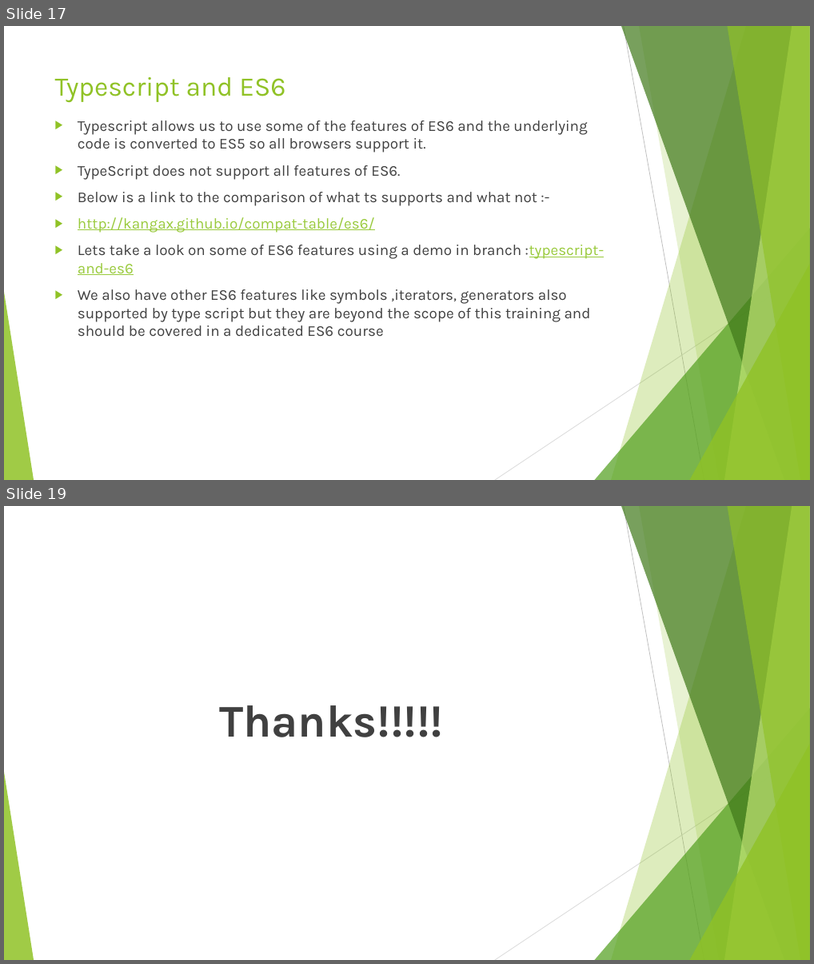
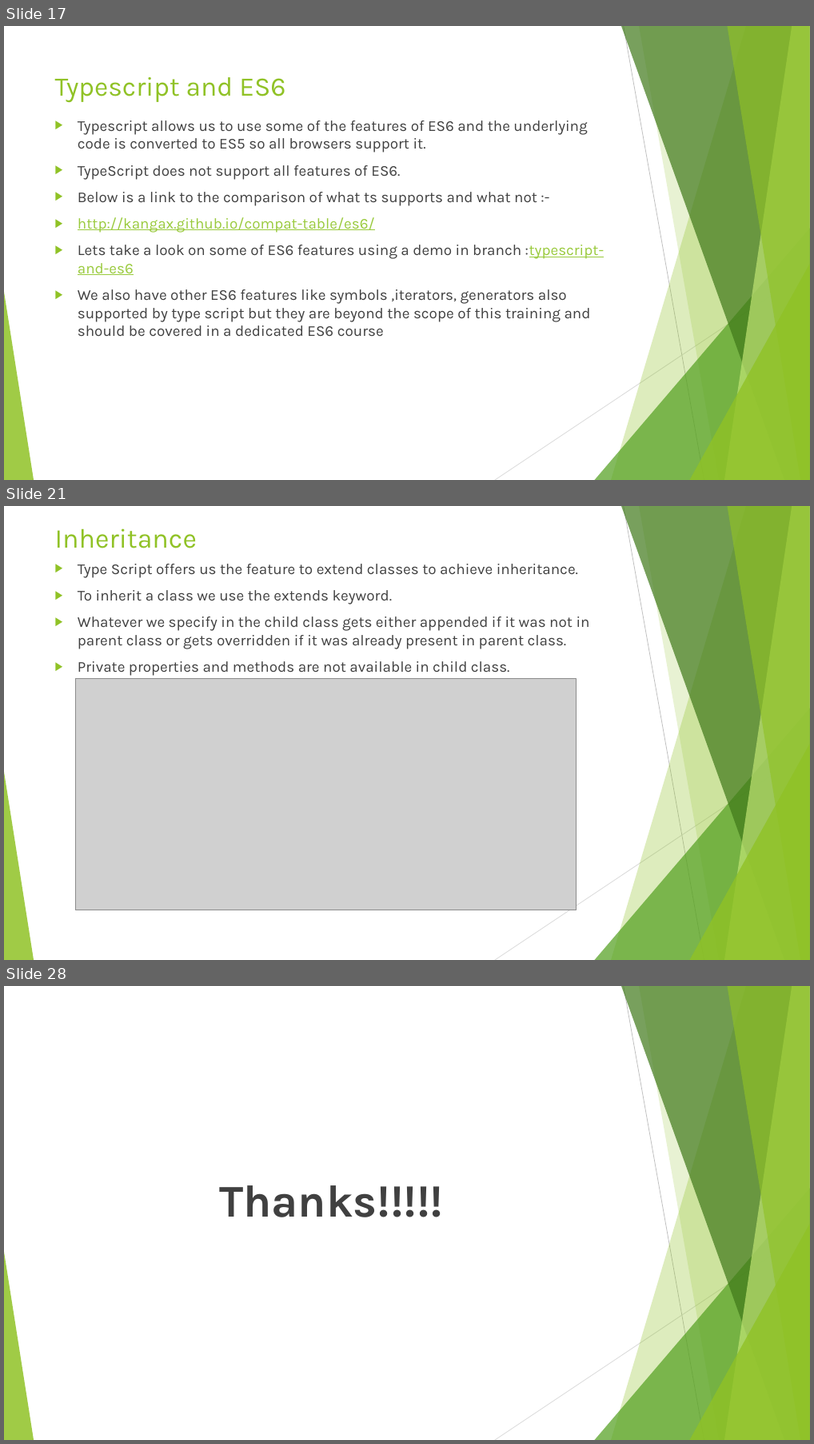
Before and after one commit to rudhrainfogain/typescript-complete-course, a slide deck: Type Script v5.0.pptx. Shown one above the other, each under a label of ours: slides 17 and 19 before the commit, slides 17, 21 and 28 after it; the slides between them are not shown. The pictures are 814x964 and 814x1444 pixels, drawn with LibreOffice and Linux fonts; fonts in the diff are those of the drawing; grey boxes stand for pictures. Boxes give left, top, right and bottom in pixels: in the first picture for what was removed or moved away, otherwise in the second. Text is boxed around its words. In the diff, an @@ line names an element or a change of style, - is before the commit and + after.

Commit message:
added TS classes example

```diff
--- a/Type Script v5.0.pptx
+++ b/Type Script v5.0.pptx
@@ slide 21 added at bbox=[4, 506, 810, 960], background #FFFFFF; not listed: 10 template elements that a slide beside it also shows @@
@@ title added at bbox=[55, 528, 197, 548], 32.4 pt, text #90C226 @@
+Inheritance
@@ text added at bbox=[78, 564, 590, 676], 18 pt, text #404040 @@
+▶ Type Script offers us the feature to extend classes to achieve inheritance.
+▶ To inherit a class we use the extends keyword.
+▶ Whatever we specify in the child class gets either appended if it was not in parent class or gets overridden if it was already present in parent class.
+▶ Private properties and methods are not available in child class.
@@ picture added at bbox=[75, 679, 577, 909] @@
@@ what was slide 19 is now slide 28 @@
```
Also in this commit, not shown: 9 other slides added, 1 slide removed, 10 other files.
